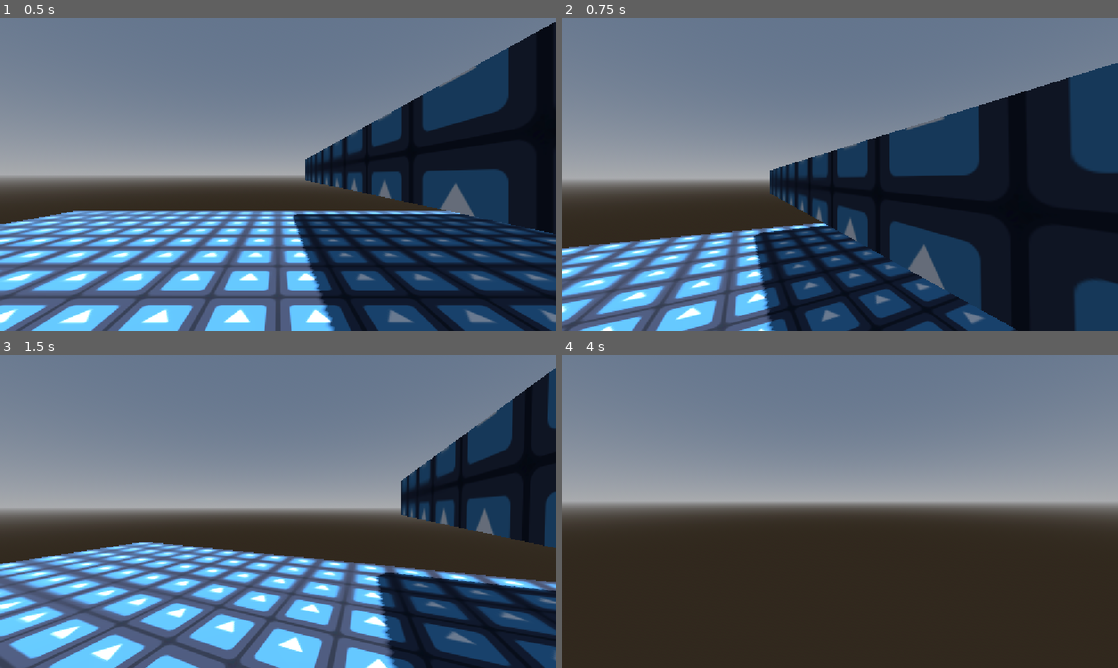
Above: before the commit, frames 1-4 (two rows, left to right).
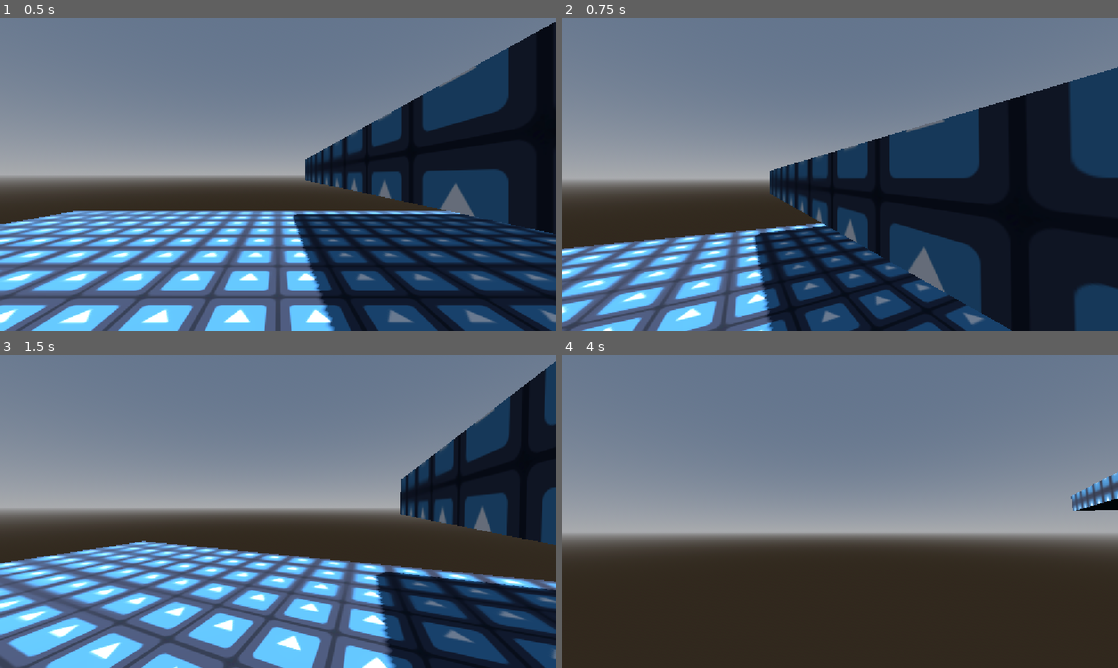
Above: after the commit, the same moments.

Repository: TheBullfrogEngineer/Beonyeok-Champion
Game: Godot game, scene res://Scenes/TestWorld.tscn
Two runs of this game, one before a commit and one after it. Both use one fixed random seed, a clock stepped at 60 frames per second and the inputs below. The engine's default icon, where the game draws it, is replaced by a stand-in: a white triangle on a blue panel in a dark square.
Inputs (mouse positions are in pixels of both pictures, inside the frame that each line leads up to):
- Up to frame 1 (0.5 s): no input
- Up to frame 2 (0.75 s): tap Enter (ui_accept) at 0.5 s; move the mouse to (867, 174) at 0.52 s; hold W (Forward) from 0.53 s (still down); hold Ctrl (Crouch) from 0.53 s (still down)
- Up to frame 3 (1.5 s): keep holding W (Forward); tap Enter (ui_accept) at 0.77, 1.07 s; tap Shift (Dash) at 0.8, 1.35 s; move the mouse to (250, 511) at 1.27 s; release Ctrl (Crouch) at 1.28 s
- Up to frame 4 (4 s): keep holding W (Forward); tap Enter (ui_accept) at 1.52, 1.82, 2.3, 2.85, 3.02, 3.32, 3.5, 3.77 s; tap Alt (Freelook, bound only after the commit) at 1.55 s; move the mouse to (851, 505) at 2.02 s; hold Alt (Freelook, bound only after the commit) 2.03-2.78 s; move the mouse to (834, 517) at 2.77 s; tap Ctrl (Crouch) at 3.05 s; move the mouse to (878, 514) at 3.52 s; hold Ctrl (Crouch) from 3.53 s (still down); tap Shift (Dash) at 3.8 s

Frame 1 is identical in both runs. In frame 2, 4.3% of the frame differs, in the area x 0-100%, y 14-100%; in frame 3, 11%; in frame 4, 18%, in the area x 0-100%, y 37-63%.

Commit message:
Added sliding, head bobbing, and freelooking.

Diff:
--- a/beonyeok-champion/Scenes/Champion.tscn
+++ b/beonyeok-champion/Scenes/Champion.tscn
@@ -11,6 +11,7 @@
 
 [node name="Player" type="CharacterBody3D" parent="." unique_id=1360601199]
 script = ExtResource("1_fyfka")
+free_look_tilt = 8.0
 
 [node name="StandingCollision" type="CollisionShape3D" parent="Player" unique_id=912691173]
 transform = Transform3D(1, 0, 0, 0, 1, 0, 0, 0, 1, 0, 1, 0)
@@ -21,10 +22,14 @@
 shape = SubResource("CapsuleShape3D_fyfka")
 disabled = true
 
-[node name="Head" type="Node3D" parent="Player" unique_id=340180954]
+[node name="RayCast3D" type="RayCast3D" parent="Player" unique_id=1004884200]
+target_position = Vector3(0, 2, 0)
+
+[node name="Neck" type="Node3D" parent="Player" unique_id=378298536]
 transform = Transform3D(1, 0, 0, 0, 1, 0, 0, 0, 1, 0, 1.8, 0)
 
-[node name="Camera3D" type="Camera3D" parent="Player/Head" unique_id=1399012568]
+[node name="Head" type="Node3D" parent="Player/Neck" unique_id=340180954]
 
-[node name="RayCast3D" type="RayCast3D" parent="Player" unique_id=1004884200]
-target_position = Vector3(0, 2, 0)
+[node name="Eyes" type="Node3D" parent="Player/Neck/Head" unique_id=1795802283]
+
+[node name="Camera3D" type="Camera3D" parent="Player/Neck/Head/Eyes" unique_id=1399012568]
--- a/beonyeok-champion/Scripts/player.gd
+++ b/beonyeok-champion/Scripts/player.gd
@@ -1,10 +1,13 @@
 extends CharacterBody3D
 
 # Player Parts.
-@onready var head  = $Head
+@onready var head  = $Neck/Head
 @onready var crouching_collision: CollisionShape3D = $CrouchingCollision
 @onready var standing_collision: CollisionShape3D = $StandingCollision
 @onready var ray_cast_3d: RayCast3D = $RayCast3D
+@onready var neck: Node3D = $Neck
+@onready var camera: Camera3D = $Neck/Head/Eyes/Camera3D
+@onready var eyes: Node3D = $Neck/Head/Eyes
 
 # Variable Defaults.
 var current_speed = 5.0
@@ -13,17 +16,48 @@
 @export var crouch_speed = 3.0
 @export var jump_velocity = 4.5
 @export var crouch_depth = -0.5
+@export var free_look_tilt = 0.3
+@export var slide_speed = 8.0
 
 # Constants.
-const lerp_speed = 10
+const lerp_speed = 9
 const mouse_sens = 0.4
+
+# States.
+var walking = false
+var dashing = false
+var crouching = false
+var free_looking = false
+var sliding = false
+
+# Slide Variables.
+@export var slide_timer = 0.0
+@export var slide_timer_max = 1.0
+var slide_vector = Vector2.ZERO
+
+# Head bobbing variables.
+const head_bobbing_sprinting_speed = 22
+const head_bobbing_walking_speed = 14
+const head_bobbing_crouching_speed = 10
+
+const head_bobbing_sprinting_intensity = 0.2
+const head_bobbing_walking_intensity = 0.1
+const head_bobbing_crouching_intensity = 0.05
+
+var head_bobbing_vector = Vector2.ZERO
+var head_bobbing_index = 0.0
+var current_head_bobbing_intensity
 
 # Allow camera rotation via mouse movement.
 func _input(event):
 	if event is InputEventMouseMotion:
-		rotate_y(deg_to_rad(-event.relative.x * mouse_sens))
-		head.rotate_x(deg_to_rad(-event.relative.y * mouse_sens))
-		head.rotation.x = clamp(head.rotation.x, deg_to_rad(-89), deg_to_rad(89))
+		if free_looking:
+			neck.rotate_y(deg_to_rad(-event.relative.x * mouse_sens))
+			neck.rotation.y = clamp(neck.rotation.y, deg_to_rad(-120), deg_to_rad(120))
+		else:
+			rotate_y(deg_to_rad(-event.relative.x * mouse_sens))
+			head.rotate_x(deg_to_rad(-event.relative.y * mouse_sens))
+			head.rotation.x = clamp(head.rotation.x, deg_to_rad(-89), deg_to_rad(89))
 
 # Capture the mouse.
 func _ready() -> void:
@@ -31,22 +65,87 @@
 
 # Main movement loop.
 func _physics_process(delta: float) -> void:
-	if Input.is_action_pressed("Crouch"):
+	# Check for movement.
+	var input_dir := Input.get_vector("Left", "Right", "Forward", "Backward")
+
+	# Crouching.
+	if Input.is_action_pressed("Crouch") or sliding:
 		current_speed = crouch_speed
-		head.position.y = lerp(head.position.y, 1.8 + crouch_depth, delta*lerp_speed)
+		head.position.y = lerp(head.position.y,crouch_depth, delta*lerp_speed)
+
 		standing_collision.disabled = true
 		crouching_collision.disabled = false
 
+		# Sliding start logic.
+		if dashing && input_dir != Vector2.ZERO:
+			sliding = true
+			slide_timer = slide_timer_max
+			slide_vector = input_dir
+
+		walking = false
+		dashing = false
+		crouching = true
+
+	# Standing.
 	elif !ray_cast_3d.is_colliding():
 		standing_collision.disabled = false
 		crouching_collision.disabled = true
-		head.position.y = lerp(head.position.y, 1.8, delta * lerp_speed)
-
+		head.position.y = lerp(head.position.y, 0.0, delta * lerp_speed)
+		# Dashing.
 		if Input.is_action_pressed("Dash"):
 			current_speed = dash_speed
+
+			walking = false
+			dashing = true
+			crouching = false
+
+		# Walking.
 		else:
 			current_speed = walking_speed
 
+			walking = true
+			dashing = false
+			crouching = false
+
+	# Handle free looking.
+	if Input.is_action_pressed("Freelook"):
+		free_looking = true
+		camera.rotation.z = -deg_to_rad(neck.rotation.y * free_look_tilt)
+
+	else:
+		free_looking = false
+		neck.rotation.y = lerp(neck.rotation.y, 0.0, delta * lerp_speed)
+		camera.rotation.z = 0.0
+
+	# Handle Sliding.
+
+	if sliding:
+		camera.rotation.z = lerp(camera.rotation.z, -deg_to_rad(7.0), delta * lerp_speed)
+		slide_timer -= delta
+		if slide_timer <= 0:
+			sliding = false
+
+	# Handle headbob.
+	if dashing:
+		current_head_bobbing_intensity = head_bobbing_sprinting_intensity
+		head_bobbing_index += head_bobbing_sprinting_speed * delta
+	elif walking:
+		current_head_bobbing_intensity = head_bobbing_walking_intensity
+		head_bobbing_index += head_bobbing_walking_speed * delta
+	elif crouching:
+		current_head_bobbing_intensity = head_bobbing_crouching_intensity
+		head_bobbing_index += head_bobbing_crouching_speed * delta
+
+	if is_on_floor() && !sliding && input_dir != Vector2.ZERO:
+		head_bobbing_vector.y = sin(head_bobbing_index)
+		head_bobbing_vector.x = sin(head_bobbing_index/2) + 0.5
+
+		eyes.position.y = lerp(eyes.position.y, head_bobbing_vector.y * (current_head_bobbing_intensity/2), delta * lerp_speed)
+		eyes.position.x = lerp(eyes.position.x, head_bobbing_vector.x * current_head_bobbing_intensity, delta * lerp_speed)
+
+	else:
+		eyes.position.y = lerp(eyes.position.y, 0.0, delta * lerp_speed)
+		eyes.position.x = lerp(eyes.position.x, 0.0, delta * lerp_speed)
 
 	# Add the gravity.
 	if not is_on_floor():
@@ -55,13 +154,23 @@
 	# Handle jump.
 	if Input.is_action_just_pressed("ui_accept") and is_on_floor():
 		velocity.y = jump_velocity
+		sliding = false
 
 	# Get the input direction and handle the movement.
-	var input_dir := Input.get_vector("Left", "Right", "Forward", "Backward")
+
 	var direction := (transform.basis * Vector3(input_dir.x, 0, input_dir.y)).normalized()
+
+	if sliding:
+		direction = (transform.basis * Vector3(slide_vector.x, 0,slide_vector.y)).normalized()
+
 	if direction:
 		velocity.x = direction.x * current_speed
 		velocity.z = direction.z * current_speed
+
+		if sliding:
+			velocity.x = direction.x * (slide_timer + 0.8) * slide_speed
+			velocity.z = direction.z * (slide_timer + 0.8) * slide_speed
+
 	else:
 		velocity.x = move_toward(velocity.x, 0, current_speed)
 		velocity.z = move_toward(velocity.z, 0, current_speed)
--- a/beonyeok-champion/project.godot
+++ b/beonyeok-champion/project.godot
@@ -52,6 +52,11 @@
 "events": [Object(InputEventKey,"resource_local_to_scene":false,"resource_name":"","device":-1,"window_id":0,"alt_press …(195 unchanged characters)…
 ]
 }
+Freelook={
+"deadzone": 0.2,
+"events": [Object(InputEventKey,"resource_local_to_scene":false,"resource_name":"","device":-1,"window_id":0,"alt_pressed":false,"shift_pressed":false,"ctrl_pressed":false,"meta_pressed":false,"pressed":false,"keycode":0,"physical_keycode":4194328,"key_label":0,"unicode":0,"location":0,"echo":false,"script":null)
+]
+}
 
 [physics]
 
